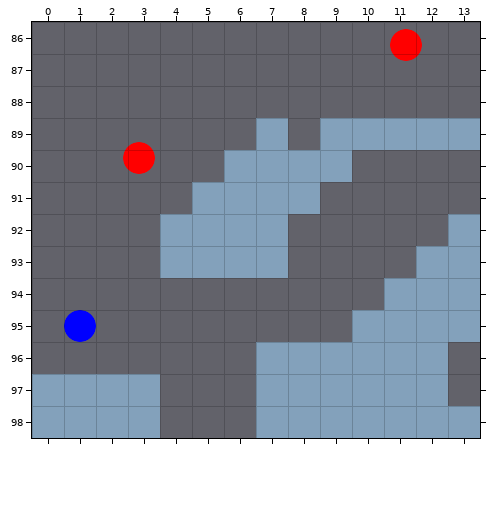
Level history. Tiled map: core/assets/maps/geometry.tmx. That is the earlier state.
Cells are 32x32 px. Shown: x 0..13, y 86..98.
After the commit:
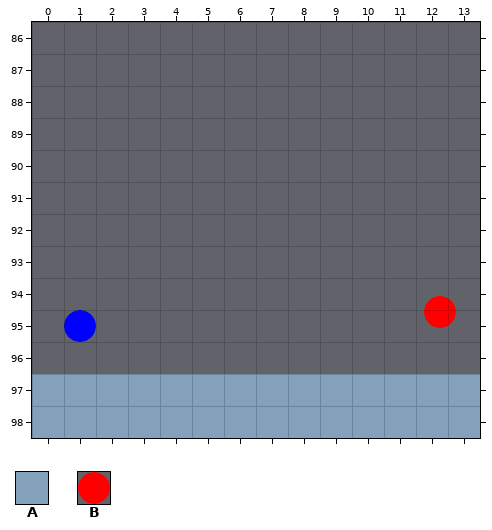
Key: from "level": A 0 "block", B 2 "red_circle".
_ is an empty cell, . an unchanged one.
Objects are placed by their top-left corner, in cells (3,4 is the top-left corner of cell 3,4); size is 1x1 cell unless given.
The exact change:
--- layer "Tile Layer 1"
@@ x 4..13 @@
-89 ...A.AAAAA
-90 ..AAAA....
-91 .AAAA.....
-92 AAAA.....A
-93 AAAA....AA
-94 .......AAA
-95 ......AAAA
-96 ...AAAAAA.
-97 ___......_
-98 ___.......
+89 ..._._____
+90 ..____....
+91 .____.....
+92 ____....._
+93 ____....__
+94 .......___
+95 ......____
+96 ...______.
+97 AAA......A
+98 AAA.......
--- layer "Actors"
-B "red_circle" at 11.2,86.2
+B "red_circle" at 12.2,94.6
-B "red_circle" at 2.8,89.8
Where, in picture pixels (left, top, right, bottom), the same in both pictures:
old place: (390, 29, 422, 61)
changed: (160, 118, 480, 438)
removed: (123, 142, 155, 174)
